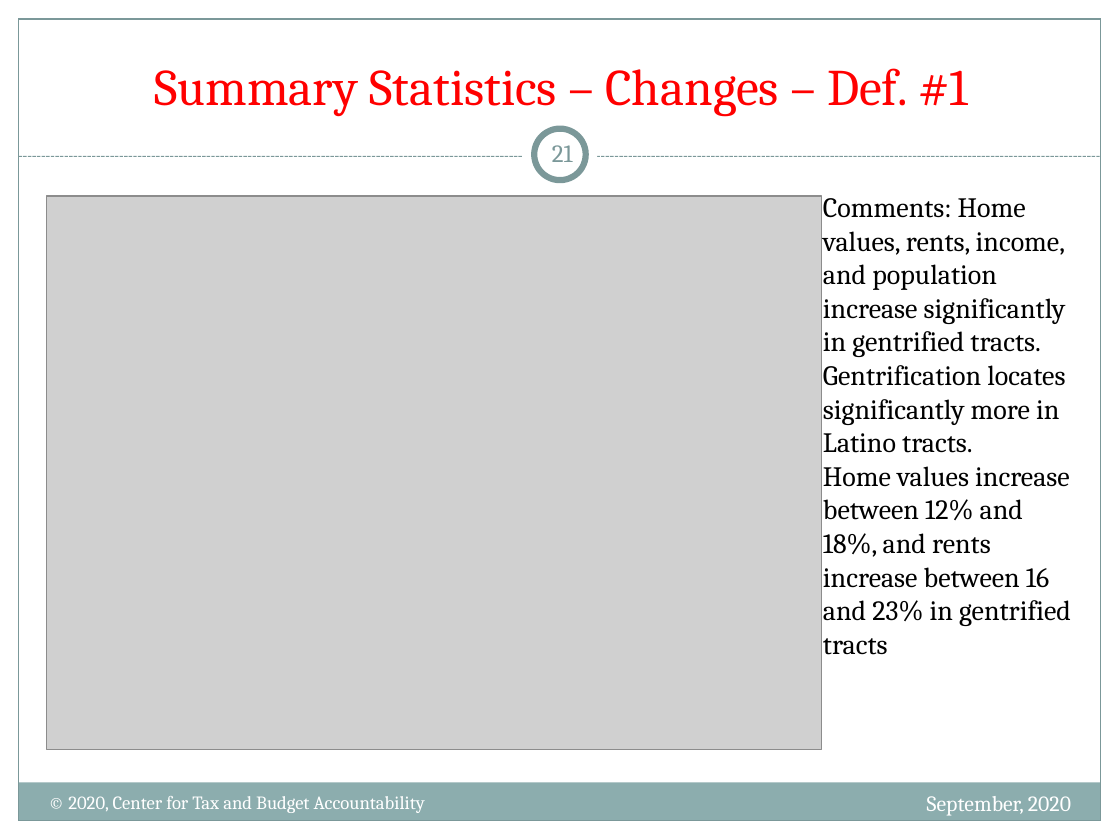
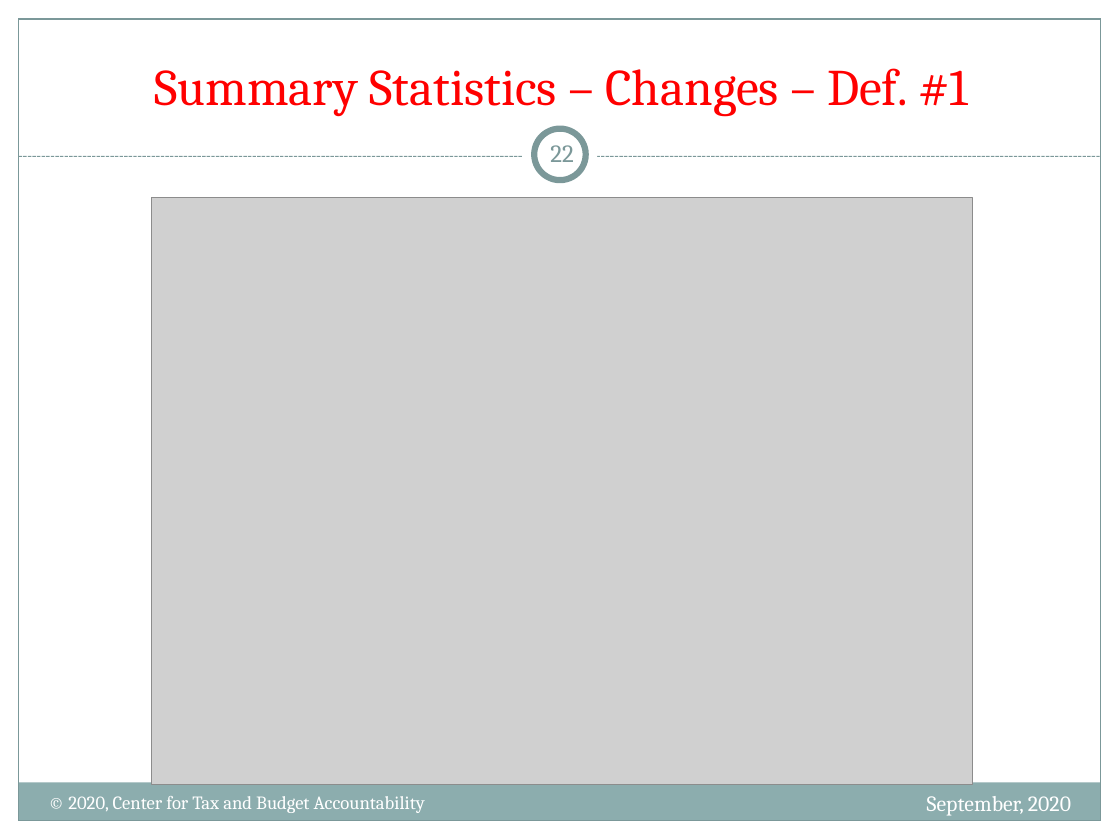
Before and after one commit to nanojgarcia/CTBA_FD, a slide deck: slide 22 of NHS - Gentrification in the City of Chicago.pptx (slide 21 before the commit). Drawn at 1120x840 pixels with LibreOffice and Linux fonts; fonts in the diff are those of the drawing; grey boxes stand for pictures. Boxes give left, top, right and bottom in pixels: in the first picture for what was removed or moved away, otherwise in the second. Text is boxed around its words. In the diff, an @@ line names an element or a change of style, - is before the commit and + after.

```diff
--- a/NHS - Gentrification in the City of Chicago.pptx
+++ b/NHS - Gentrification in the City of Chicago.pptx
@@ page number at bbox=[550, 145, 573, 162]: text changed @@
-21
+22
@@ picture: place and size @@
-picture at bbox=[47, 196, 822, 749]
+picture at bbox=[151, 198, 972, 785]
@@ text removed at bbox=[823, 198, 1071, 655] @@
-Comments: Home values, rents, income, and population increase significantly in gentrified tracts. Gentrification locates significantly more in Latino tracts.
-Home values increase between 12% and 18%, and rents increase between 16 and 23% in gentrified tracts
```
Also in this commit, not shown: 15 other slides changed, 1 slide added, 1 other file.
